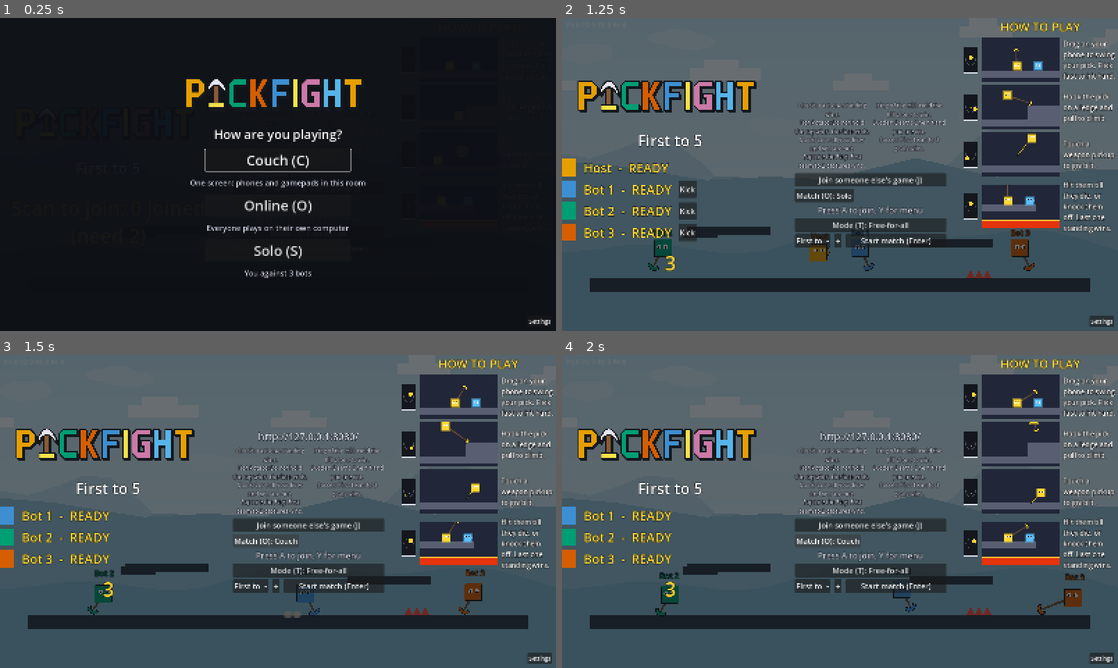
Above: before the commit, frames 1-4 (two rows, left to right).
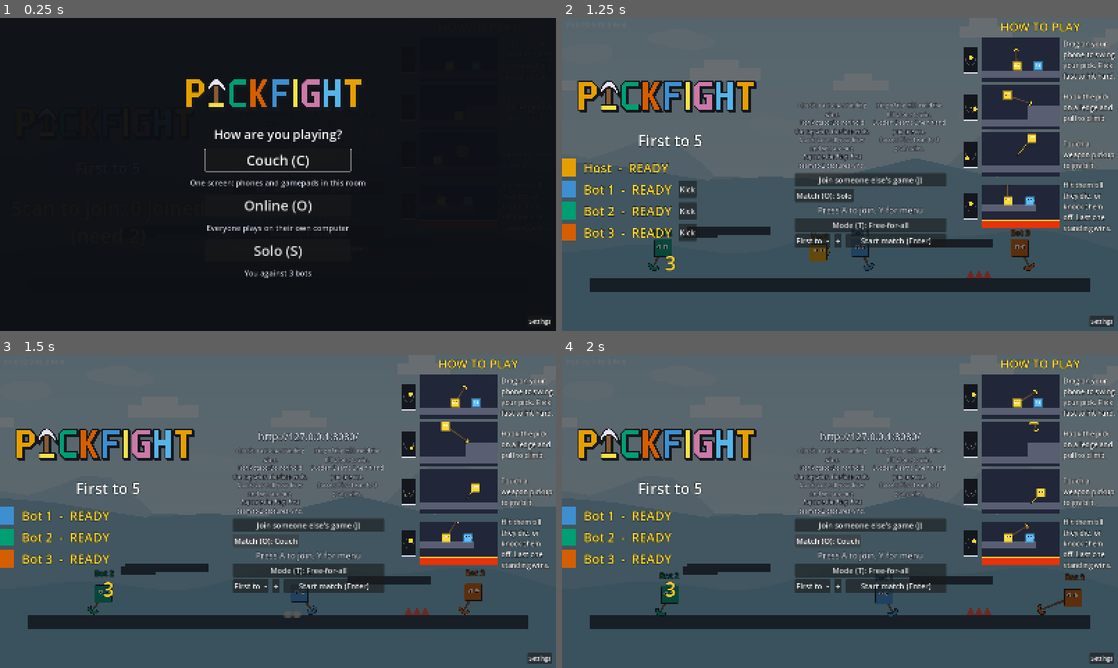
Above: after the commit, the same moments.

Repository: tkneeland/pickfight
Game: Godot game, scene res://scenes/Main.tscn
Same seed, same stepped clock (60 frames per second), same inputs: the game is played once before the commit and once after it.
Inputs:
- Up to frame 1 (0.25 s): no input
- Up to frame 2 (1.25 s): click "Solo (S)" at 0.5 s
- Up to frame 3 (1.5 s): click "Match (O): Solo" at 1.25 s
- Up to frame 4 (2 s): no input

Frames 1-2 are identical in both runs. In frame 3, 0.2% of the frame differs, in the area x 52-58%, y 73-84%; in frame 4, 0.3%, in the area x 56-64%, y 71-84%.

Commit message:
fix(bot): brake only rightwards; leftwards the brake threw the bot over the rival (#484)
Measured over 240 jittered starts of bot -100 / rival -300, the leftward
brake sent the bot over the rival and off the stage 23 times; with no
leftward brake, twice. Rightward braking is kept (needed for the mirrored
case).

Co-Authored-By: Claude Sonnet 5.5 <noreply@anthropic.com>

Diff:
--- a/scripts/Bot.gd
+++ b/scripts/Bot.gd
@@ -886,7 +886,10 @@
 	if body == null:
 		return Vector2.ZERO
 	var side: float = signf(body.linear_velocity.x)
-	if side == 0.0 or absf(body.linear_velocity.x) < BRAKE_SPEED:
+	# Only rightwards (#484): measured over 240 jittered starts of the
+	# bot -100 / rival -300 setup, braking leftwards threw the bot over the
+	# rival and off the stage 23 times; with no brake it did so twice.
+	if side <= 0.0 or absf(body.linear_velocity.x) < BRAKE_SPEED:
 		return Vector2.ZERO
 	var ahead: float = BRAKE_ROOM + absf(body.linear_velocity.x) * MOMENTUM_SEC
 	# Carried over the rival's head is as bad as carried over an edge.
